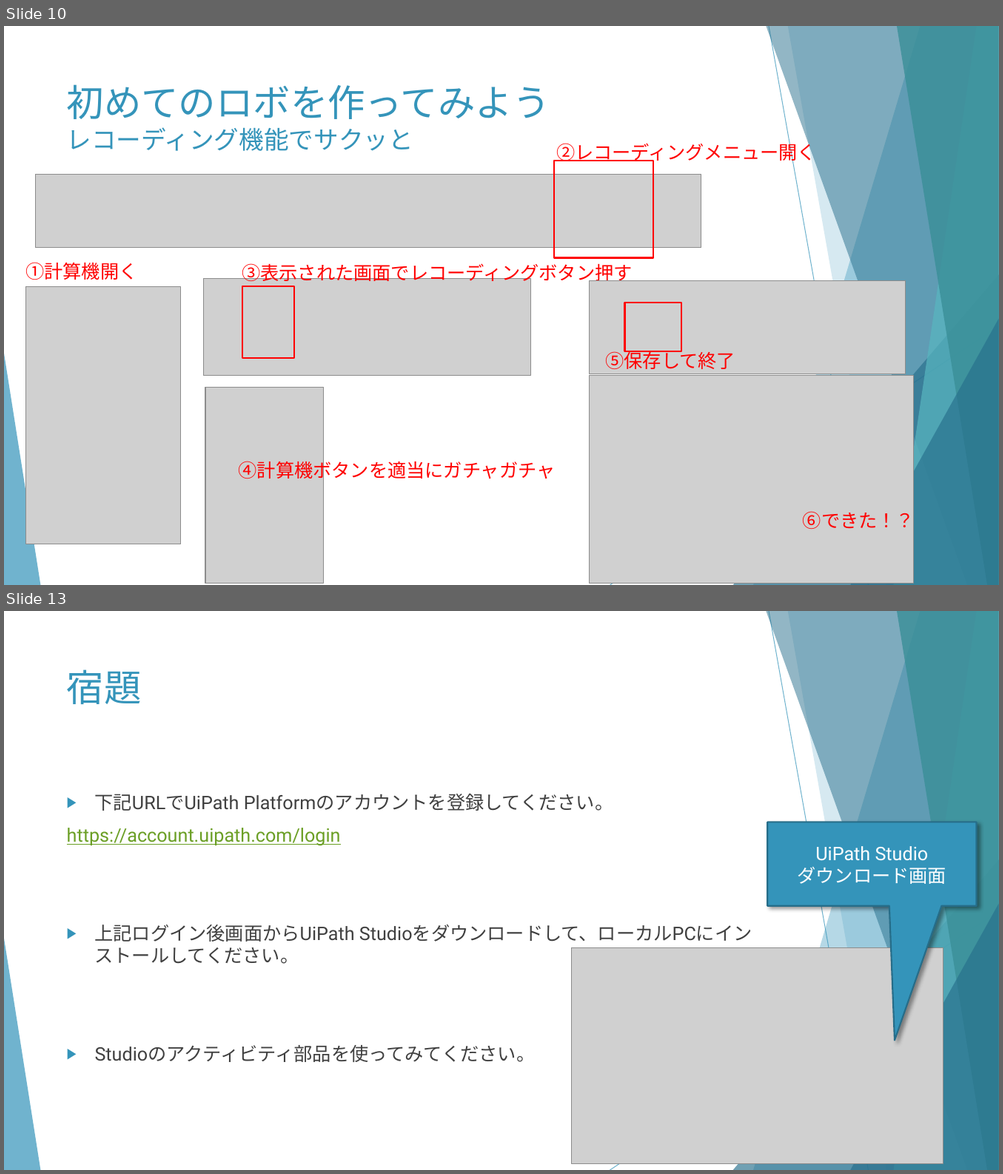
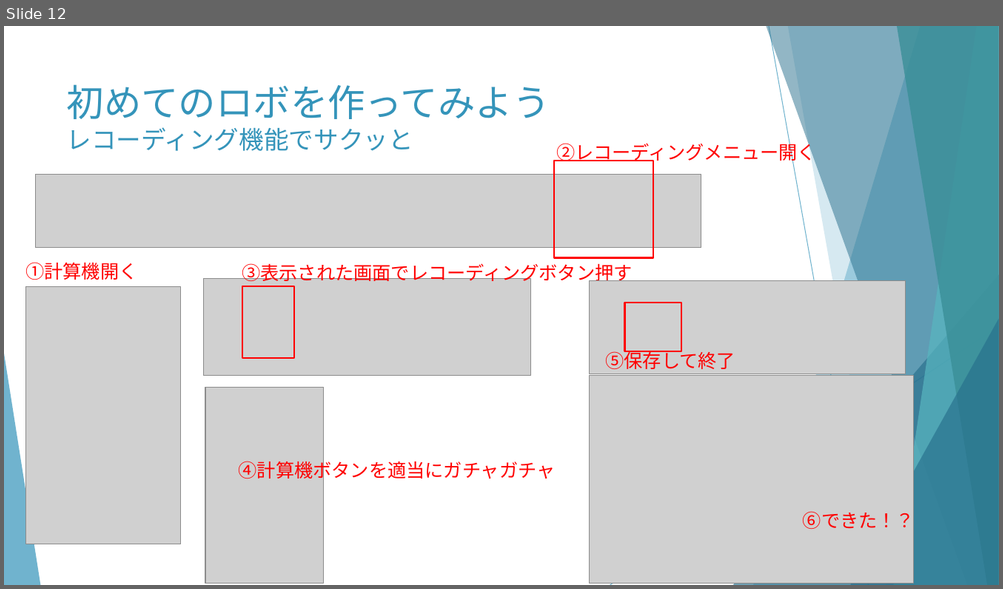
Before and after one commit to huangweijing/rpastudy, a slide deck: 020_RPA技術実施/20210218_RPA概要とUiPath環境構築/20210218_RPA概要とUiPath環境構築.pptx. Shown one above the other, each under a label of ours: slides 10 and 13 before the commit, slide 12 after it; the slides between them are not shown. The pictures are 1003x1174 and 1003x589 pixels, drawn with LibreOffice and Linux fonts; fonts in the diff are those of the drawing; grey boxes stand for pictures. Boxes give left, top, right and bottom in pixels: in the first picture for what was removed or moved away, otherwise in the second. Text is boxed around its words. In the diff, an @@ line names an element or a change of style, - is before the commit and + after.

```diff
--- a/020_RPA技術実施/20210218_RPA概要とUiPath環境構築/20210218_RPA概要とUiPath環境構築.pptx
+++ b/020_RPA技術実施/20210218_RPA概要とUiPath環境構築/20210218_RPA概要とUiPath環境構築.pptx
@@ slide 13 removed at (x1=4, y1=611, x2=999, y2=1170), background #FFFFFF; not listed: 10 template elements that a slide beside it also shows @@
@@ title removed at (x1=67, y1=669, x2=142, y2=704) @@
-宿題
@@ text removed at (x1=67, y1=794, x2=752, y2=1062) @@
-▶ 下記URLでUiPath Platformのアカウントを登録してください。
-https://account.uipath.com/login
-▶ 上記ログイン後画面からUiPath Studioをダウンロードして、ローカルPCにインストールしてください。
-▶ Studioのアクティビティ部品を使ってみてください。
@@ speech box removed at (x1=767, y1=822, x2=976, y2=906) @@
-UiPath Studio
-ダウンロード画面
@@ picture removed at (x1=572, y1=948, x2=942, y2=1164) @@
@@ what was slide 10 is now slide 12 @@
```
Also in this commit, not shown: 5 slides changed, 4 slides added, 2 other files.
